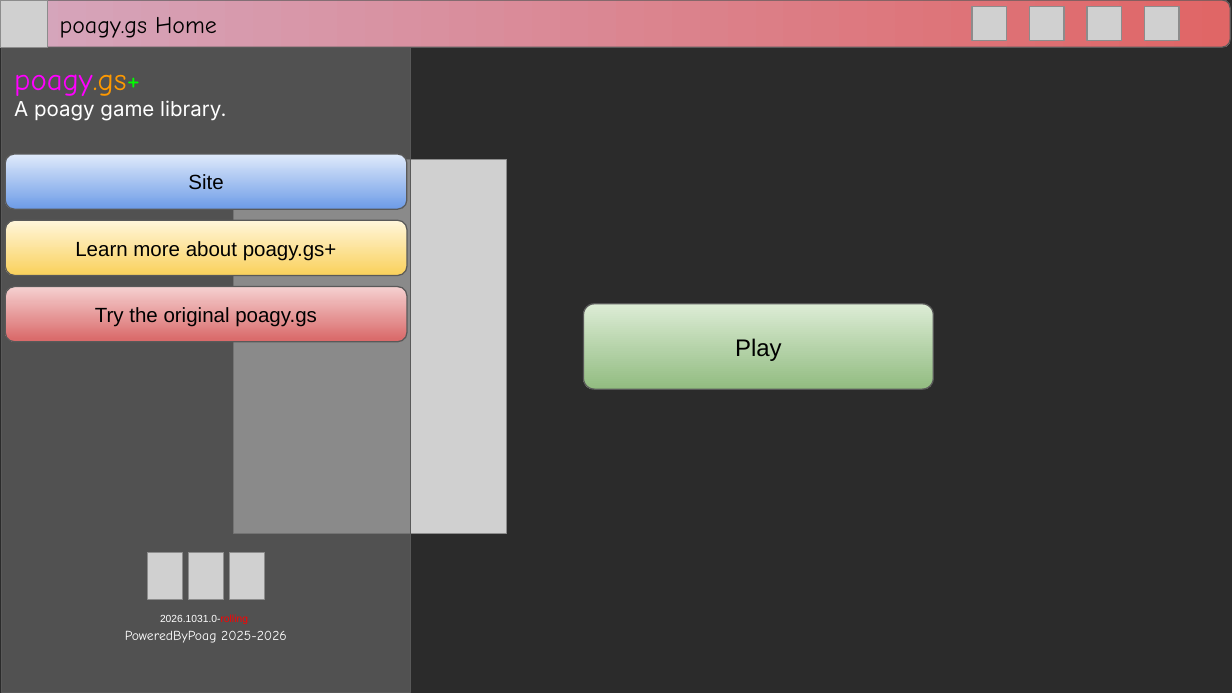
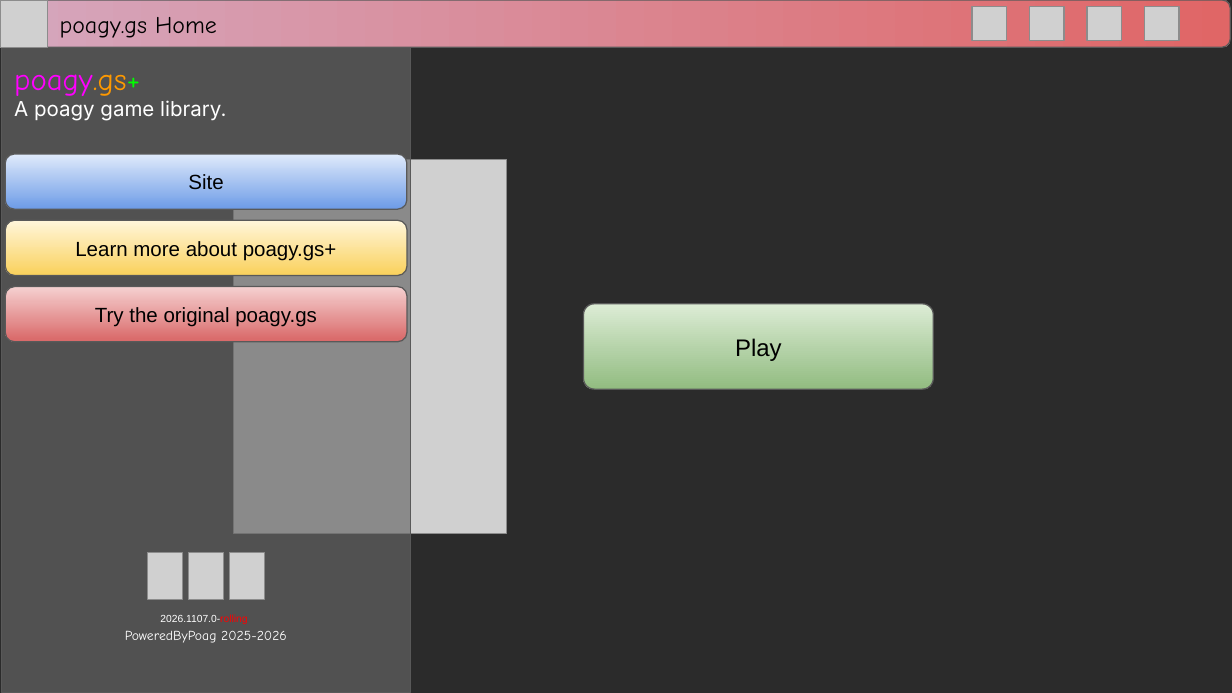
Before and after one commit to RitPigDev/poagy.gs-plus, a slide deck: slide 15 of poagy.gs+.pptx. Drawn at 1232x693 pixels with LibreOffice and Linux fonts; fonts in the diff are those of the drawing; grey boxes stand for pictures; background and template pictures are left out; a plain dark background stands for a picture behind light text. Boxes give left, top, right and bottom in pixels: in the first picture for what was removed or moved away, otherwise in the second. Text is boxed around its words. In the diff, an @@ line names an element or a change of style, - is before the commit and + after.

```diff
--- a/poagy.gs+.pptx
+++ b/poagy.gs+.pptx
@@ text at (160, 614, 247, 624): text changed @@
-2026.1031.0-rolling
+2026.1107.0-rolling
```
Also in this commit, not shown: 10 other slides changed, 6 slides added.
